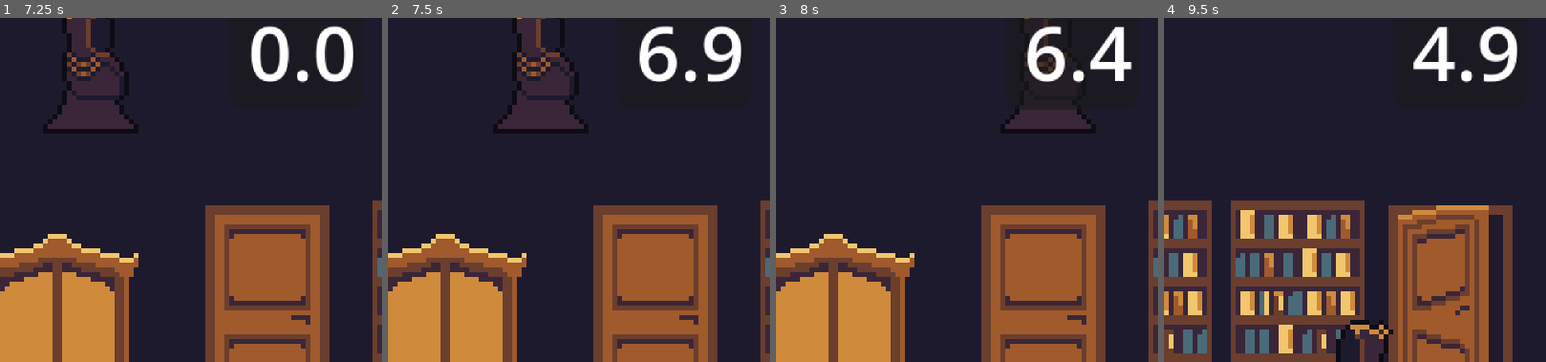
Above: before the commit, frames 1-4 (left to right).
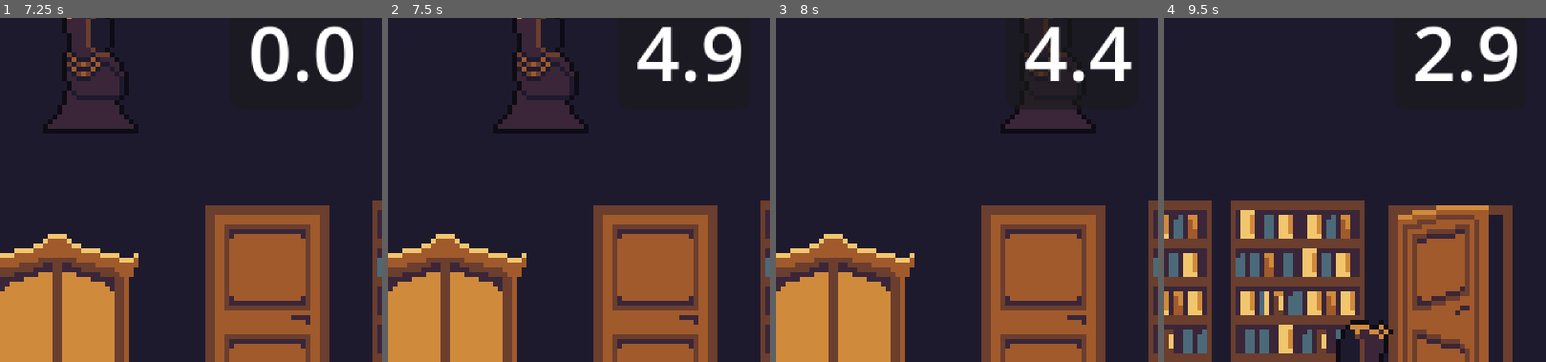
Above: after the commit, the same moments.

Repository: maskenary/gothic-game
Game: Godot game, scene res://Scenes/main.tscn
Same seed, same stepped clock (60 frames per second), same inputs: the game is played once before the commit and once after it. Video files are missing from this copy of the repository; at most half a second of black plays in their place.
Inputs:
- Up to frame 1 (7.25 s): tap Enter (ui_accept) at 0.5, 0.77, 1.52, 3.02, 3.77, 4.52, 6.02, 6.77 s; hold Up (ui_up) 0.53-2.03 s; hold Left (ui_left) 2.03-3.53 s; hold Down (ui_down) 3.53-4.28 s; hold Right (ui_right) 4.28-5.03 s; hold Up (ui_up) 5.03-5.78 s; hold Right (ui_right) from 5.78 s (still down)
- Up to frame 2 (7.5 s): keep holding Right (ui_right)
- Up to frame 3 (8 s): keep holding Right (ui_right); tap Enter (ui_accept) at 7.52 s
- Up to frame 4 (9.5 s): release Right (ui_right) at 8.03 s; hold Down (ui_down) 8.03-8.78 s; hold Left (ui_left) from 8.78 s (still down); tap Enter (ui_accept) at 9.02 s
The pictures show only the part of the screen within x 50-100%, y 6-56%; the shares and areas given below are measured in that part.

Frame 1 is identical in both runs. In frame 2, 1.0% of the frame differs, in the area x 65-77%, y 2-19%; in frame 3, 1.0%; in frame 4, 1.0%.

Commit message:
cutscene implemented

Diff:
--- a/Scenes/main.tscn
+++ b/Scenes/main.tscn
@@ -7,12 +7,11 @@
 [node name="Main" type="Node" unique_id=434942083]
 metadata/_edit_horizontal_guides_ = [-384.0]
 
-[node name="EnemyManager" type="Node" parent="." unique_id=829160437 node_paths=PackedStringArray("hiding_timer", "death_timer", "ui", "cutscene_player")]
+[node name="EnemyManager" type="Node" parent="." unique_id=829160437 node_paths=PackedStringArray("hiding_timer", "death_timer", "ui")]
 script = ExtResource("1_8gbba")
 hiding_timer = NodePath("HidingTimer")
 death_timer = NodePath("DeathTimer")
 ui = NodePath("../CanvasLayer/UI")
-cutscene_player = NodePath("")
 
 [node name="HidingTimer" type="Timer" parent="EnemyManager" unique_id=1851464690]
 one_shot = true
@@ -73,5 +72,10 @@
 offset_bottom = 23.0
 text = "10"
 
+[node name="VideoPlayer" type="VideoStreamPlayer" parent="CanvasLayer" unique_id=892678497]
+offset_right = 160.0
+offset_bottom = 144.0
+expand = true
+
 [connection signal="timeout" from="EnemyManager/HidingTimer" to="EnemyManager" method="_on_hiding_timer_timeout"]
 [connection signal="timeout" from="EnemyManager/DeathTimer" to="EnemyManager" method="_on_death_timer_timeout"]
--- a/Scripts/cupboard.gd
+++ b/Scripts/cupboard.gd
@@ -10,7 +10,6 @@
 	active = true
 	if body is Player:
 		anim_sprite.play("open")
-
 
 func _on_body_exited(body: Node2D) -> void:
 	active = false
--- a/Scripts/enemy_manager.gd
+++ b/Scripts/enemy_manager.gd
@@ -5,10 +5,10 @@
 @export var hiding_timer: Timer
 @export var death_timer: Timer
 @export var ui: Control
-@export var cutscene_player: VideoStreamPlayer
+@export var video_player: VideoStreamPlayer
 
 var hiding_time = 5
-var death_time = 7
+var death_time = 5
 var enemy_event_active = false
 
 func _ready() -> void:
@@ -18,20 +18,20 @@
 	for cupboard in cupboards:
 		cupboard.player_entered_cupboard.connect(_on_player_entered_cupboard)
 
-func play_cutscene(file_path: String):
+func play_video(file_path: String):
 	player.enabled = false
-	cutscene_player.stream = load(file_path)
-	cutscene_player.play()
+	video_player.stream = load(file_path)
+	video_player.play()
 
 func _on_player_entered_cupboard(cupboard: Area2D):
 	if enemy_event_active:
 		if hiding_timer.is_stopped() == false: # We still have time
 			end_enemy_event()
-			play_cutscene("res://Assets/cupboard_scene_no_jump.ogv")
+			play_video("res://Assets/cupboard_scene_no_jump.ogv")
 
 		elif hiding_timer.is_stopped() == true: # We ran out of time
 			death_timer.stop()
-			play_cutscene("res://Assets/cupboard_scene_with_jump.ogv")
+			play_video("res://Assets/cupboard_scene_with_jump.ogv")
 
 func start_enemy_event():
 	var enemy_triggers = get_tree().get_nodes_in_group("enemy_triggers")
@@ -57,4 +57,4 @@
 	death_timer.start(death_time)
 
 func _on_death_timer_timeout() -> void:
-	play_cutscene("res://Assets/immediate_jump.ogv")
+	play_video("res://Assets/immediate_jump.ogv")
